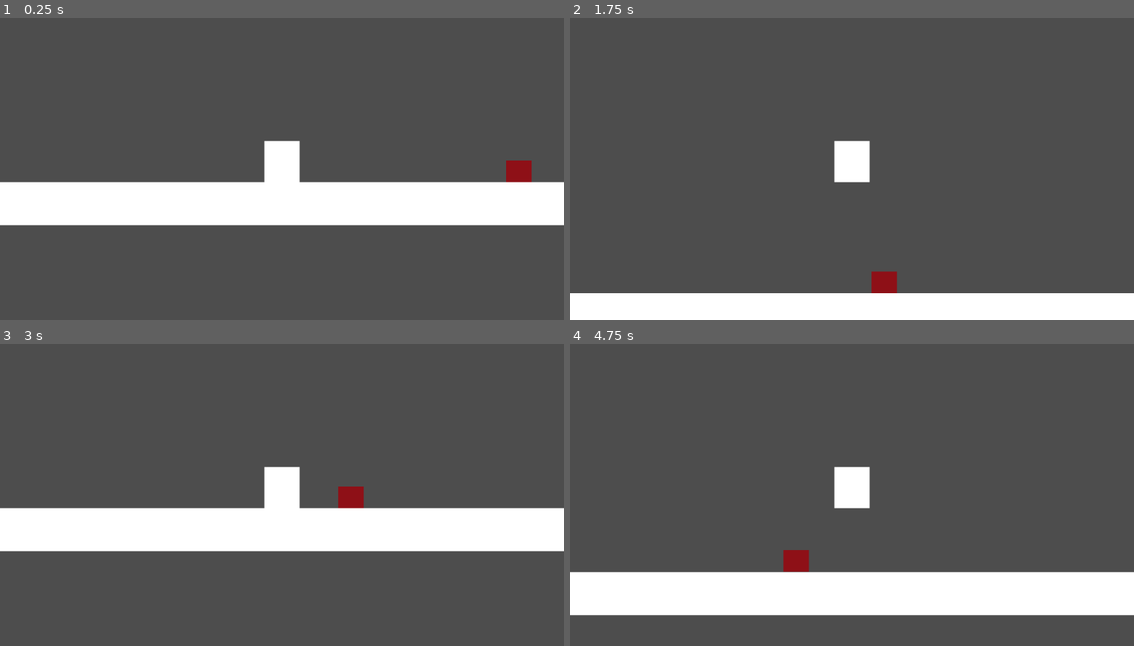
Above: before the commit, frames 1-4 (two rows, left to right).
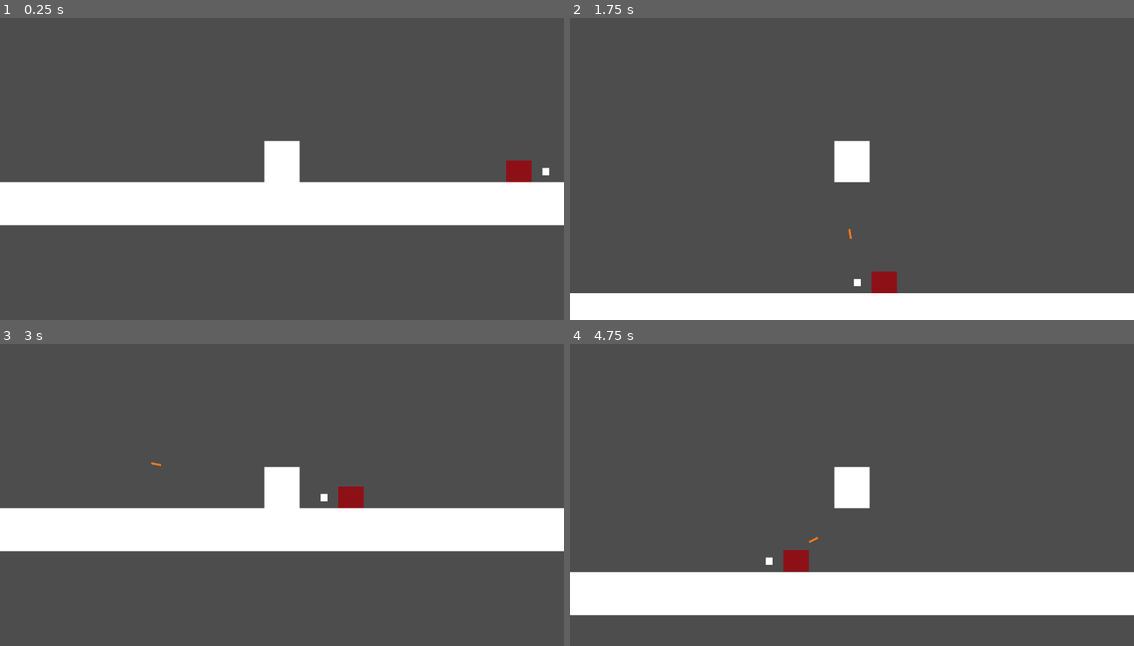
Above: after the commit, the same moments.

Repository: hstone-cell/Haden-Digitech-2026
Game: Godot game, scene res://Scenes/level.tscn
Two runs of this game, one before a commit and one after it. Both use one fixed random seed, a clock stepped at 60 frames per second and the inputs below. Before the commit the project has no main scene; this scene is started directly in both runs.
Inputs:
- Up to frame 1 (0.25 s): no input
- Up to frame 2 (1.75 s): hold Right (ui_right) from 0.53 s (still down); tap Up (ui_up) at 0.77, 1.52 s
- Up to frame 3 (3 s): release Right (ui_right) at 2.03 s; hold Left (ui_left) 2.03-2.78 s; hold Right (ui_right) from 2.78 s (still down)
- Up to frame 4 (4.75 s): tap Up (ui_up) at 3.02, 3.77, 4.52 s; release Right (ui_right) at 4.28 s; hold Left (ui_left) from 4.28 s (still down)

The runs differ from the first frame. In frame 1, less than 0.1% of the frame differs, in the area x 96-98%, y 49-53%; in frame 2, less than 0.1%; in frame 3, less than 0.1%; in frame 4, less than 0.1%, in the area x 34-45%, y 63-74%.

Commit message:
Enemy shooting function
Bullets still fire when it is chasing

Diff:
--- a/no-man's-land/Scenes/bullet.tscn
+++ b/no-man's-land/Scenes/bullet.tscn
@@ -3,7 +3,7 @@
 [ext_resource type="Script" uid="uid://08874rs0m1g7" path="res://Scripts/bullet.gd" id="1_xjght"]
 
 [sub_resource type="RectangleShape2D" id="RectangleShape2D_4mw4s"]
-size = Vector2(67.5, 4)
+size = Vector2(20, 4)
 
 [node name="Area2D" type="Area2D" unique_id=1444907748]
 script = ExtResource("1_xjght")
@@ -12,8 +12,8 @@
 shape = SubResource("RectangleShape2D_4mw4s")
 
 [node name="ColorRect" type="ColorRect" parent="CollisionShape2D" unique_id=1282153036]
-offset_left = -34.0
+offset_left = -10.0
 offset_top = -2.0
-offset_right = 34.0
+offset_right = 10.0
 offset_bottom = 2.0
 color = Color(1, 0.46666667, 0.09803922, 1)
--- a/no-man's-land/Scenes/enemy.tscn
+++ b/no-man's-land/Scenes/enemy.tscn
@@ -9,11 +9,12 @@
 [sub_resource type="RectangleShape2D" id="RectangleShape2D_hghv2"]
 size = Vector2(54, 46)
 
-[node name="CharacterBody2D" type="CharacterBody2D" unique_id=2146601599 node_paths=PackedStringArray("bullet_spawn", "bullet_timer") groups=["enemy"]]
+[node name="CharacterBody2D" type="CharacterBody2D" unique_id=2146601599 node_paths=PackedStringArray("bullet_spawn", "bullet_timer", "visuals") groups=["enemy"]]
 script = ExtResource("1_hghv2")
 bullet_scene = ExtResource("2_1f0kj")
-bullet_spawn = NodePath("Marker2D")
+bullet_spawn = NodePath("Node2D/Marker2D")
 bullet_timer = NodePath("Timer")
+visuals = NodePath("Node2D")
 
 [node name="CollisionShape2D" type="CollisionShape2D" parent="." unique_id=1810568997]
 shape = SubResource("RectangleShape2D_ne65n")
@@ -30,10 +31,19 @@
 [node name="CollisionShape2D" type="CollisionShape2D" parent="Area2D" unique_id=121400332]
 shape = SubResource("RectangleShape2D_hghv2")
 
-[node name="Marker2D" type="Marker2D" parent="." unique_id=466063547]
+[node name="Node2D" type="Node2D" parent="." unique_id=278606616]
+
+[node name="Marker2D" type="Marker2D" parent="Node2D" unique_id=466063547]
 position = Vector2(55, 0)
+
+[node name="ColorRect" type="ColorRect" parent="Node2D/Marker2D" unique_id=920466957]
+offset_left = -7.0
+offset_top = -7.0
+offset_right = 7.0
+offset_bottom = 8.0
 
 [node name="Timer" type="Timer" parent="." unique_id=759592748]
 one_shot = true
 
 [connection signal="body_entered" from="Area2D" to="." method="_damage_player"]
+[connection signal="timeout" from="Timer" to="." method="_shoot"]
--- a/no-man's-land/Scripts/enemy.gd
+++ b/no-man's-land/Scripts/enemy.gd
@@ -10,7 +10,8 @@
 @export var bullet_scene: PackedScene
 @export var bullet_spawn: Marker2D
 @export var bullet_timer: Timer
-
+@export var visuals: Node2D
+var can_shoot = true
 var direction
 enum State { IDLE, CHASING, SETTLED }
 var state: State = State.IDLE
@@ -19,6 +20,7 @@
 func _ready() -> void:
 	for node in get_tree().get_nodes_in_group("player"):
 		player = node
+
 
 
 func _physics_process(delta: float) -> void:
@@ -31,8 +33,8 @@
 	if is_on_floor():
 		if direction == 1 or direction == -1:
 			velocity.x = direction * speed
-			if direction != scale.x:
-				scale.x = direction
+			if direction != visuals.scale.x and direction != 0:
+				visuals.scale.x = direction
 
 		else:
 			velocity.x = move_toward(velocity.x, 0, speed)
@@ -42,7 +44,8 @@
 
 
 func _update_enemy(delta):
-
+		if player == null:
+			return
 		var relative_position = player.global_position - global_position
 		var distance = relative_position.length()
 
@@ -54,11 +57,11 @@
 
 			State.CHASING:
 				direction = -1 if relative_position.x < 0 else 1
-
 				if distance <= stop_distance:
 					direction = 0
 					state = State.SETTLED
 					settle_timer = idle_wait_time
+
 
 			State.SETTLED:
 				direction = 0
@@ -70,7 +73,7 @@
 				if distance >= detection_range:
 					state = State.IDLE
 
-var can_shoot = true
+
 
 func _shoot() -> void:
 	var bullet = bullet_scene.instantiate()
--- a/no-man's-land/project.godot
+++ b/no-man's-land/project.godot
@@ -11,6 +11,7 @@
 [application]
 
 config/name="No-Man's-Land"
+run/main_scene="uid://ducughbd48sif"
 config/features=PackedStringArray("4.6", "Forward Plus")
 config/icon="res://icon.svg"
 
